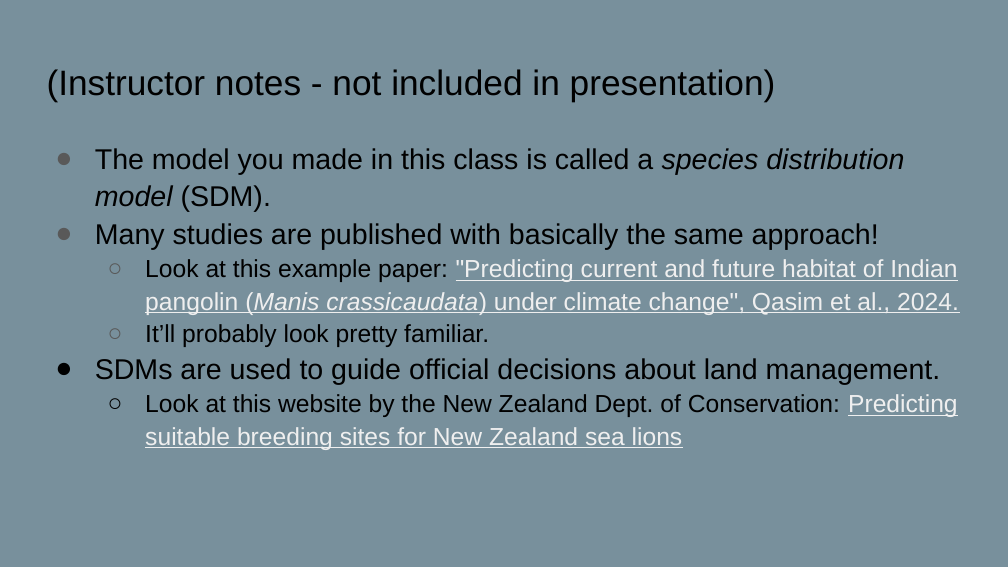
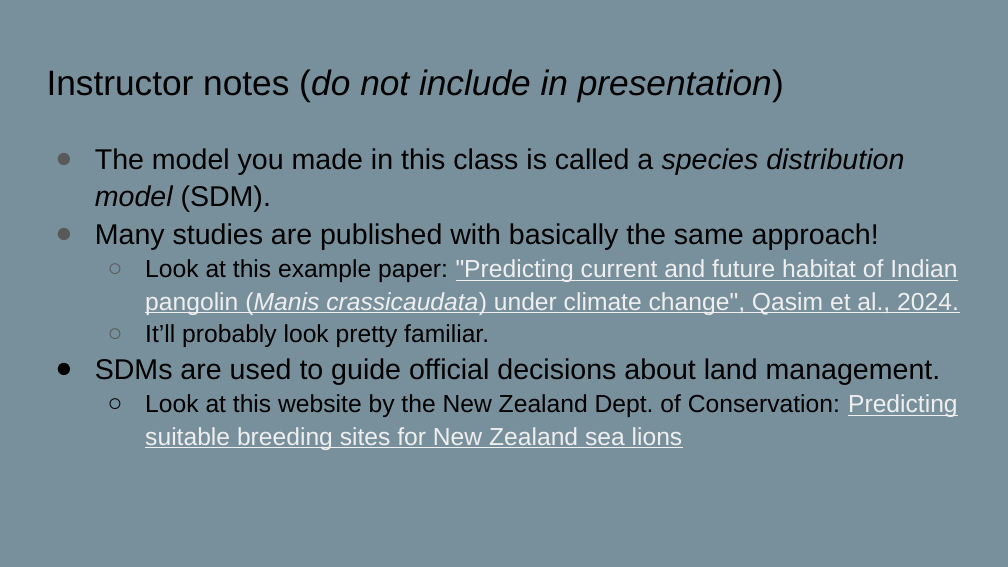
Before and after one commit to paleomammals/biodata_shortcourse, a slide deck: slide 2 of student presentation template.pptx. Drawn at 1008x567 pixels with LibreOffice and Linux fonts; fonts in the diff are those of the drawing. Boxes give left, top, right and bottom in pixels: in the first picture for what was removed or moved away, otherwise in the second. Text is boxed around its words. In the diff, an @@ line names an element or a change of style, - is before the commit and + after.

```diff
--- a/student presentation template.pptx
+++ b/student presentation template.pptx
@@ title at bbox=[47, 69, 784, 102]: text changed; italic on @@
-(Instructor notes - not included in presentation)
+Instructor notes (do not include in presentation)
```
Also in this commit, not shown: 9 other slides changed, 8 other files.
